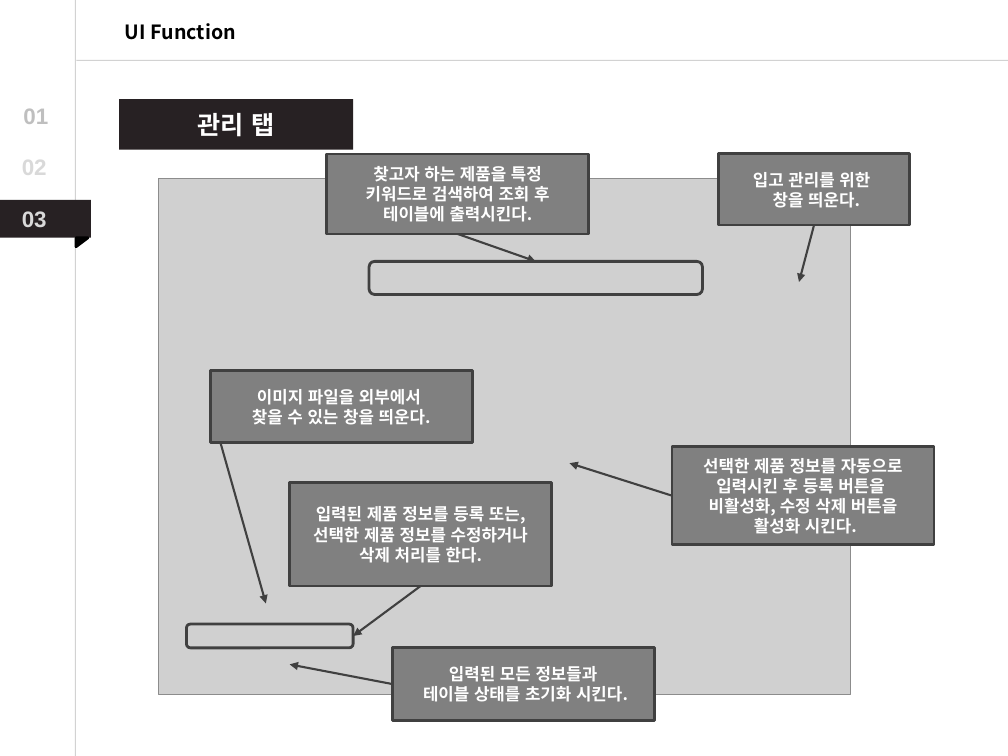
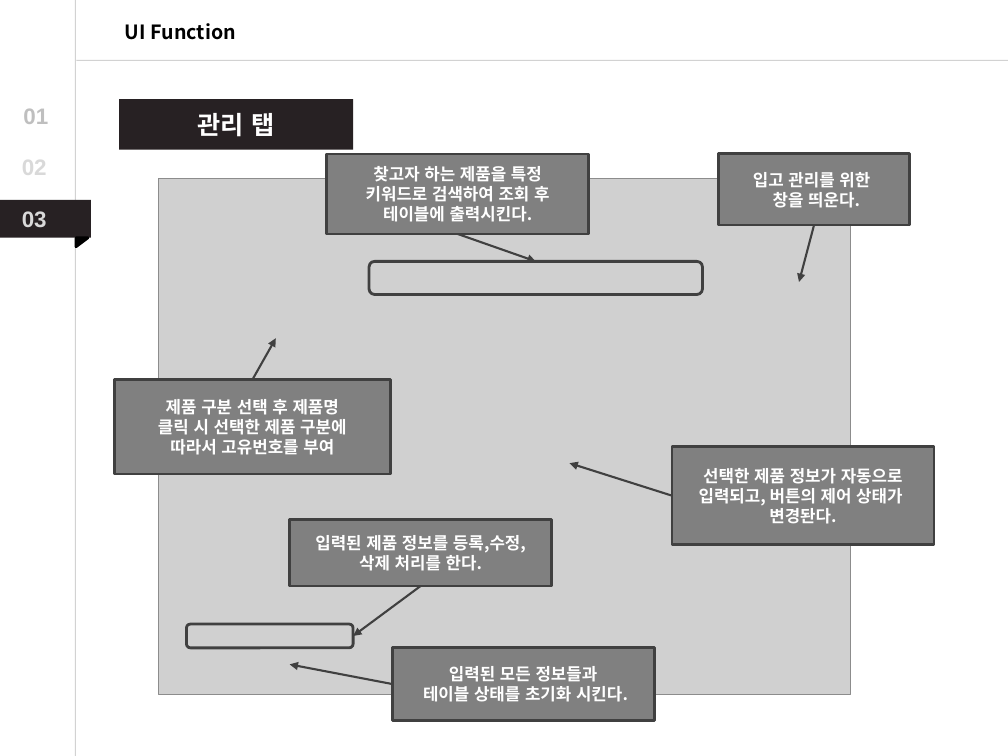
Before and after one commit to Dong-Jun-Shin/COMP_project, a slide deck: slide 32 of ReadMe/COMP_Project_ppt.pptx. Drawn at 1008x756 pixels with LibreOffice and Linux fonts; fonts in the diff are those of the drawing; grey boxes stand for pictures. Boxes give left, top, right and bottom in pixels: in the first picture for what was removed or moved away, otherwise in the second. Text is boxed around its words. In the diff, an @@ line names an element or a change of style, - is before the commit and + after.

Commit message:
19/11/28
PPT 수정 및 파일 정리

```diff
--- a/ReadMe/COMP_Project_ppt.pptx
+++ b/ReadMe/COMP_Project_ppt.pptx
@@ arrow moved from (211, 406) - (266, 604) to (252, 380) - (276, 339) @@
@@ rectangle "제품 구분 선택 후 제품명": place and size @@
-rectangle "제품 구분 선택 후 제품명" at [211,371,473,444]
+rectangle "제품 구분 선택 후 제품명" at [115,380,390,475]
@@ text in rectangle at [158,399,346,455]: text changed @@
-이미지 파일을 외부에서
-찾을 수 있는 창을 띄운다.
+제품 구분 선택 후 제품명
+클릭 시 선택한 제품 구분에
+따라서 고유번호를 부여
@@ text in rectangle at [699,468,903,524]: text changed @@
-선택한 제품 정보를 자동으로
-입력시킨 후 등록 버튼을
-비활성화, 수정 삭제 버튼을
-활성화 시킨다.
+선택한 제품 정보가 자동으로
+입력되고, 버튼의 제어 상태가
+변경돤다.
@@ rectangle "입력된 제품 정보를 등록,수정,": place and size @@
-rectangle "입력된 제품 정보를 등록,수정," at [289,483,551,586]
+rectangle "입력된 제품 정보를 등록,수정," at [289,519,551,586]
@@ text in rectangle at [315,535,526,553]: text changed @@
-입력된 제품 정보를 등록 또는,
-선택한 제품 정보를 수정하거나
+입력된 제품 정보를 등록,수정,
```
Also in this commit, not shown: 8 other slides changed, 1 slide added, 3 other files.
